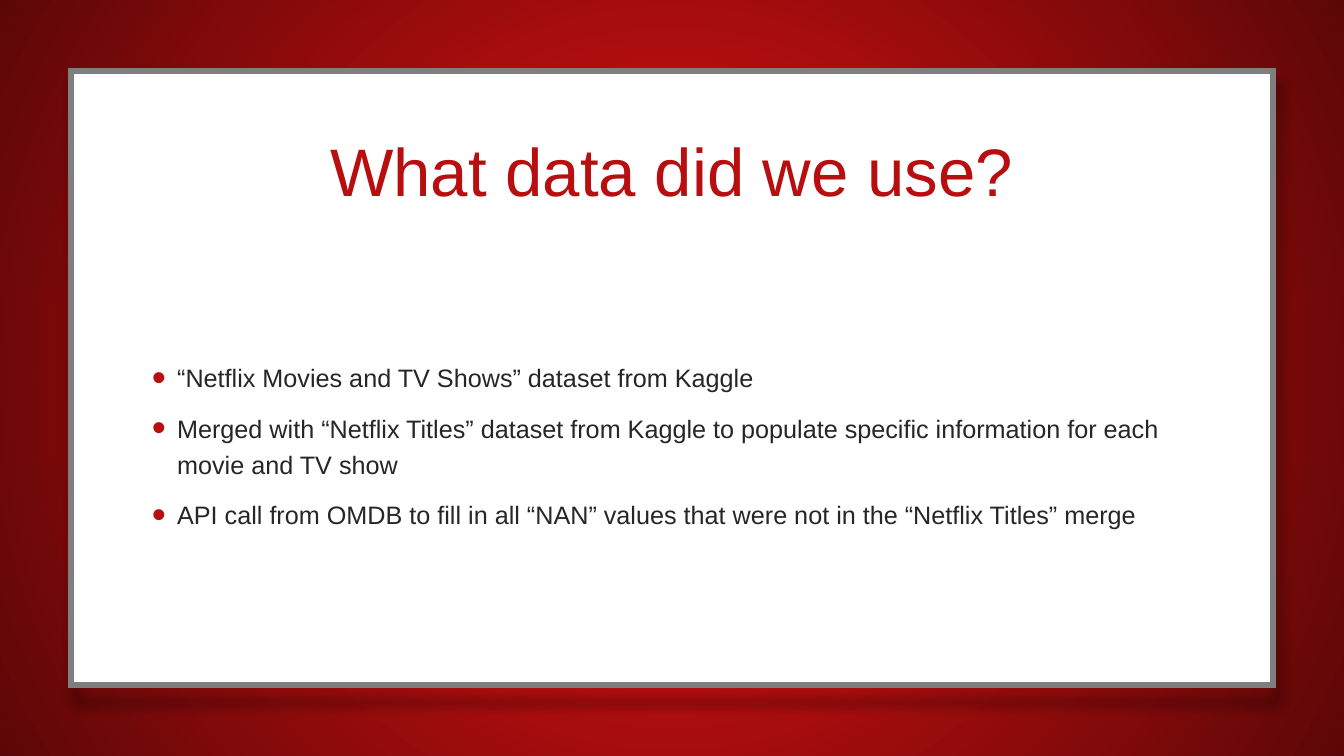
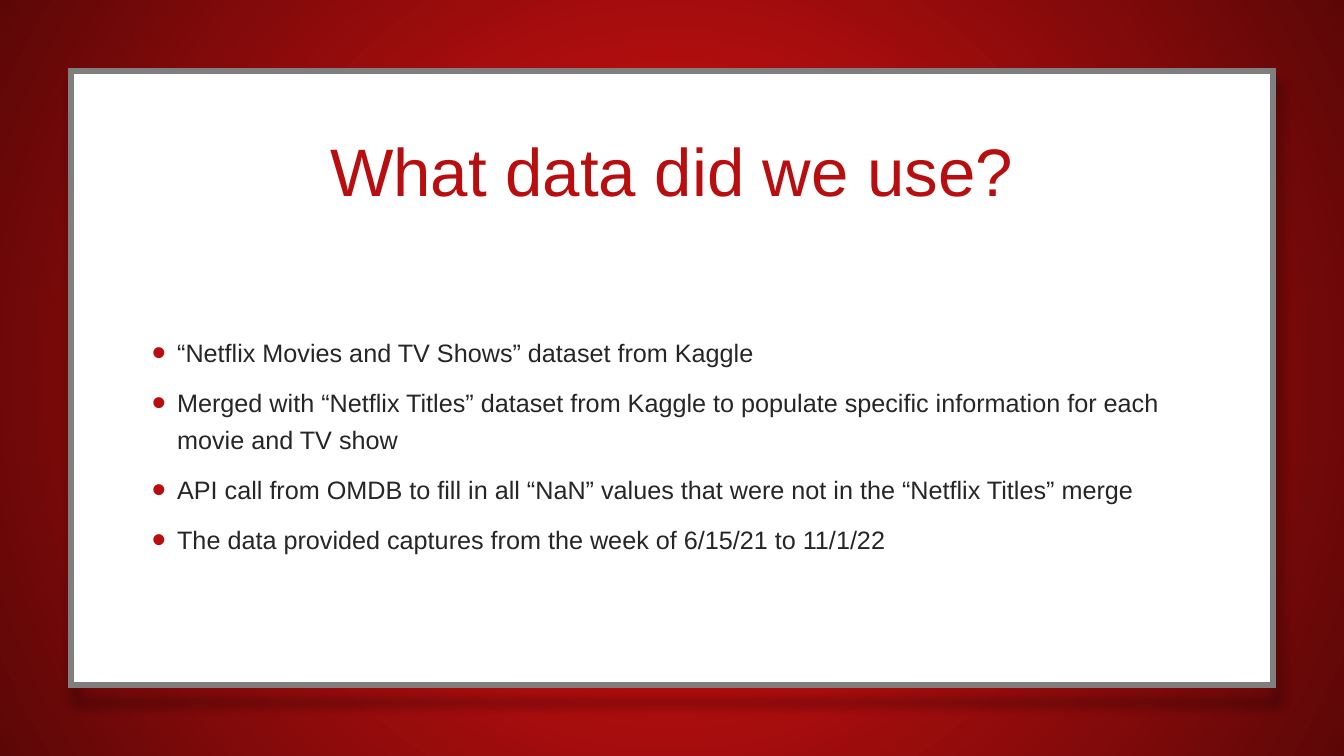
Before and after one commit to EdithLotterman/Project-1-Team-8, a slide deck: slide 3 of Netflix_Comparison.pptx (slide 2 before the commit). Drawn at 1344x756 pixels with LibreOffice and Linux fonts; fonts in the diff are those of the drawing; background and template pictures are left out. Boxes give left, top, right and bottom in pixels: in the first picture for what was removed or moved away, otherwise in the second. Text is boxed around its words. In the diff, an @@ line names an element or a change of style, - is before the commit and + after.

```diff
--- a/Netflix_Comparison.pptx
+++ b/Netflix_Comparison.pptx
@@ text at (x1=177, y1=480, x2=1133, y2=555): text changed @@
-• API call from OMDB to fill in all “NAN” values that were not in the “Netflix Titles” merge
+• API call from OMDB to fill in all “NaN” values that were not in the “Netflix Titles” merge
+• The data provided captures from the week of 6/15/21 to 11/1/22
```
Also in this commit, not shown: 5 other slides changed, 10 slides added, 6 slides removed, 19 other files.
